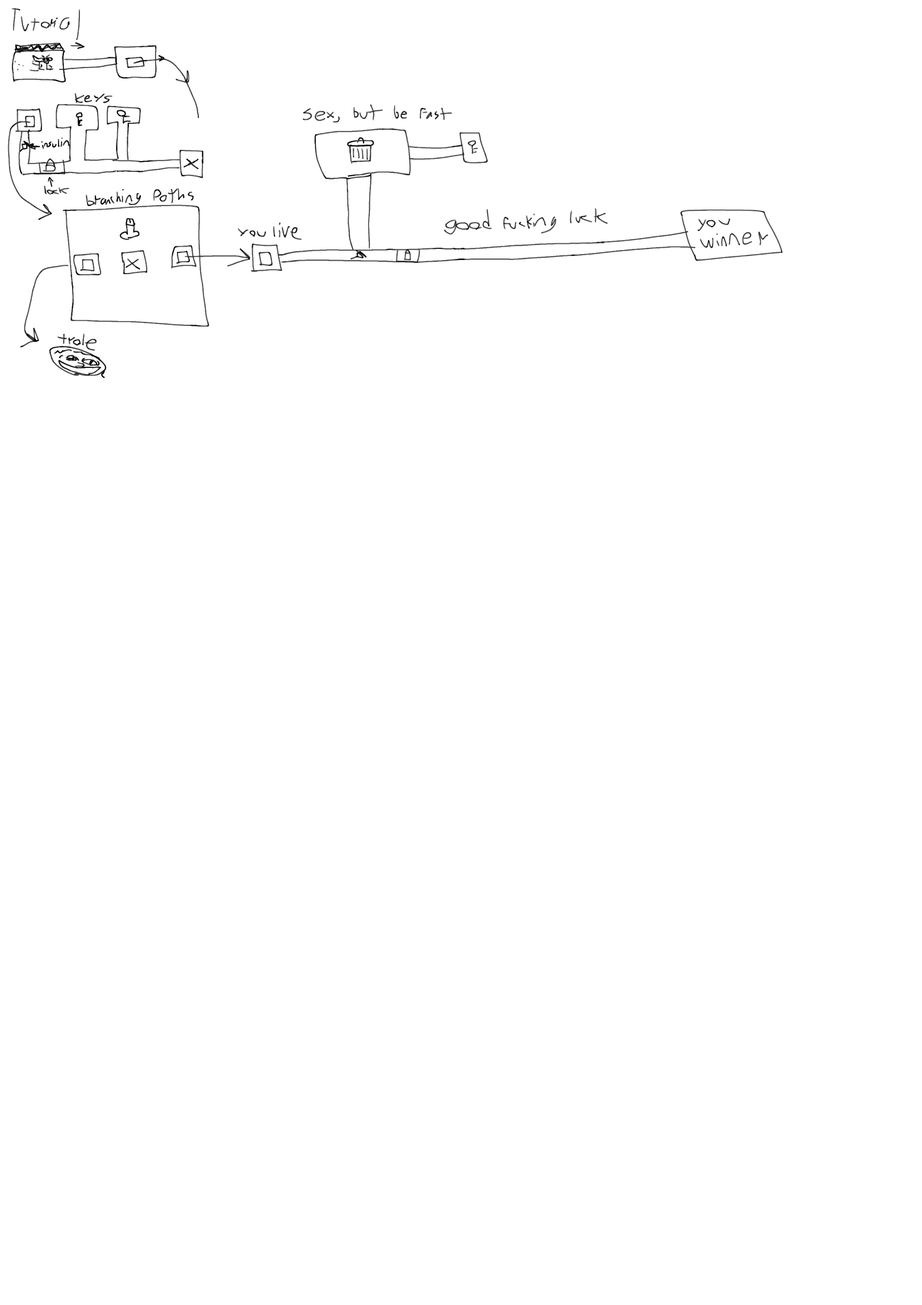
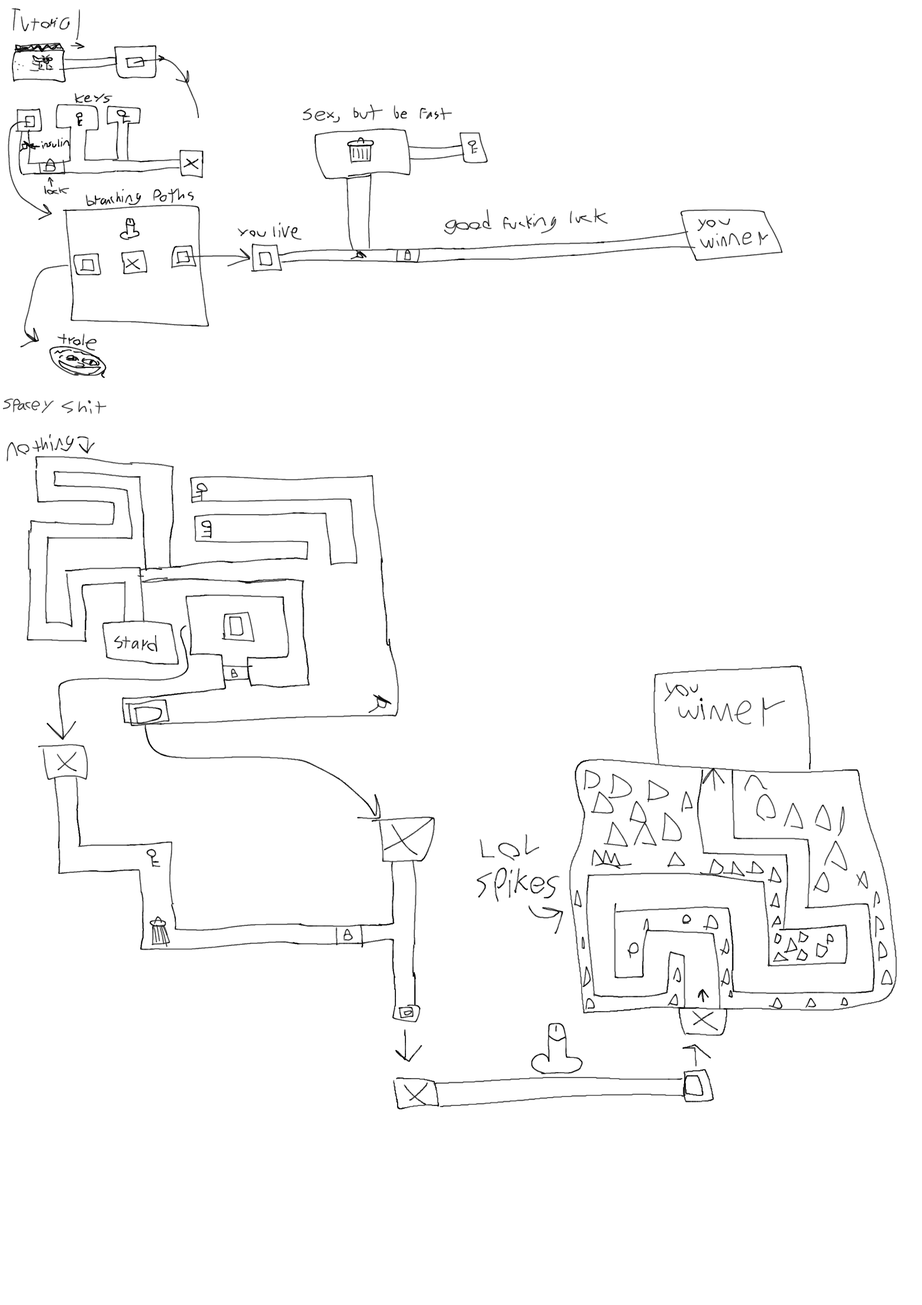
The second 922 × 1305 image is a revision of the first. Changes to its layers:
painted on "Paint Layer 1" over [2,398,898,1110]
